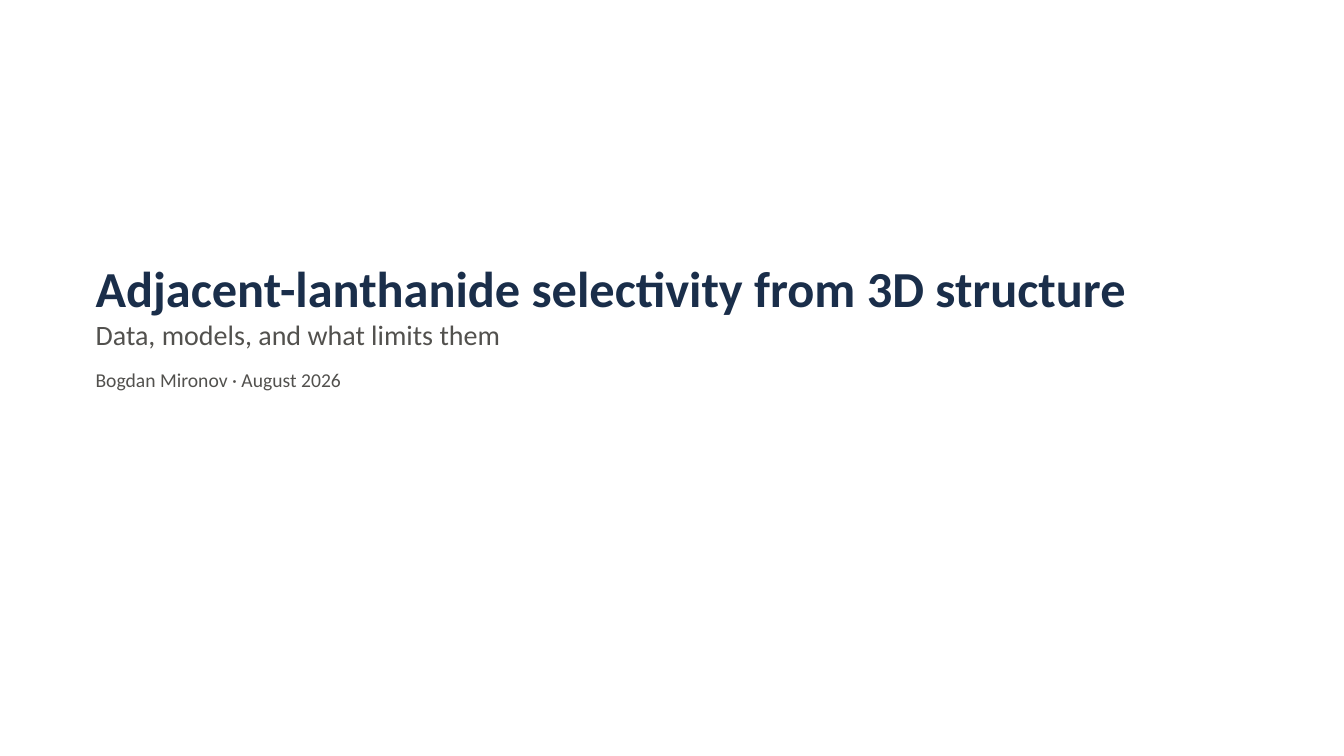
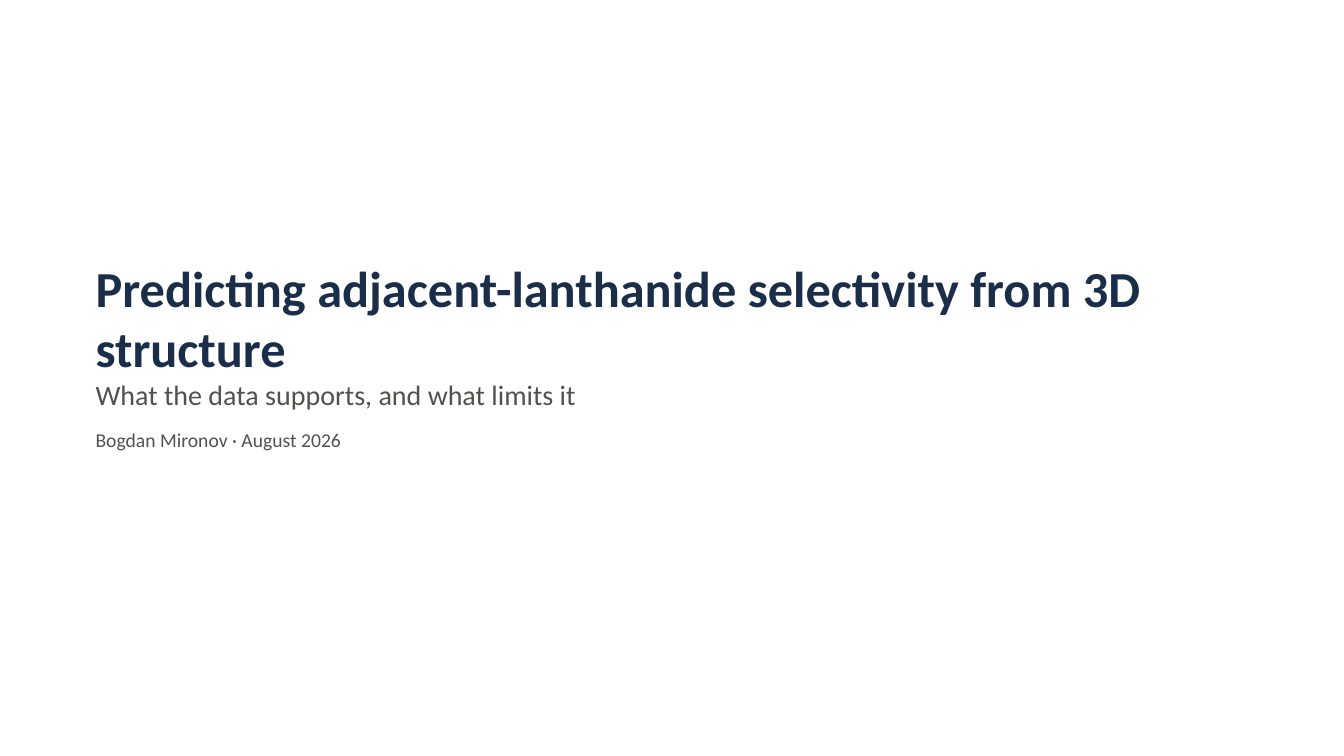
Before and after one commit to mironovb/lanthanidestrain, a slide deck: slide 1 of docs/vogiatzis_condensed_2026-08.pptx. Drawn at 1344x756 pixels with LibreOffice and Linux fonts; fonts in the diff are those of the drawing. Boxes give left, top, right and bottom in pixels: in the first picture for what was removed or moved away, otherwise in the second. Text is boxed around its words. In the diff, an @@ line names an element or a change of style, - is before the commit and + after.

```diff
--- a/docs/vogiatzis_condensed_2026-08.pptx
+++ b/docs/vogiatzis_condensed_2026-08.pptx
@@ text at (96, 271, 1140, 410): text changed @@
-Adjacent-lanthanide selectivity from 3D structure
-Data, models, and what limits them
+Predicting adjacent-lanthanide selectivity from 3D structure
+What the data supports, and what limits it
```
Also in this commit, not shown: 2 other slides changed, 9 slides added, 5 slides removed, 5 other files.
